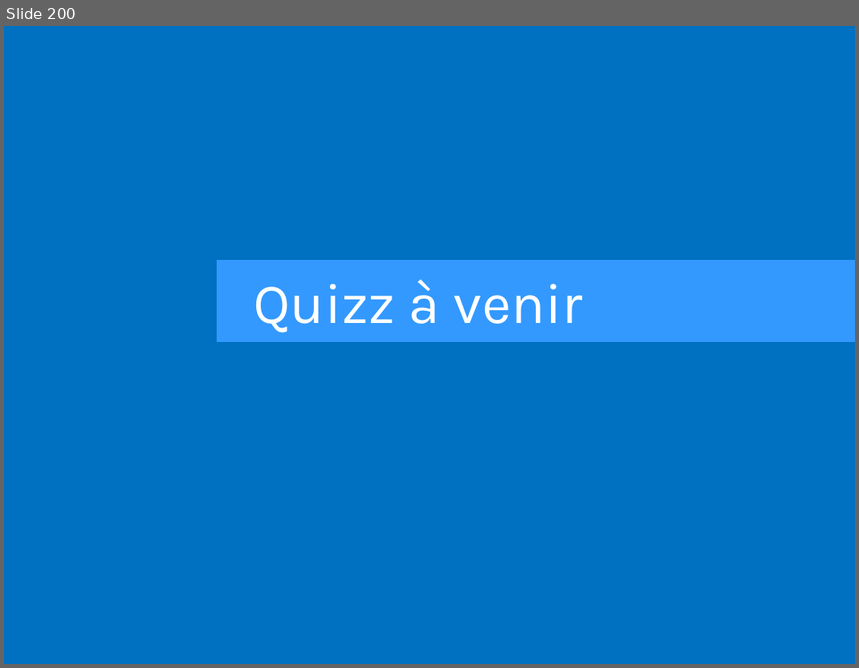
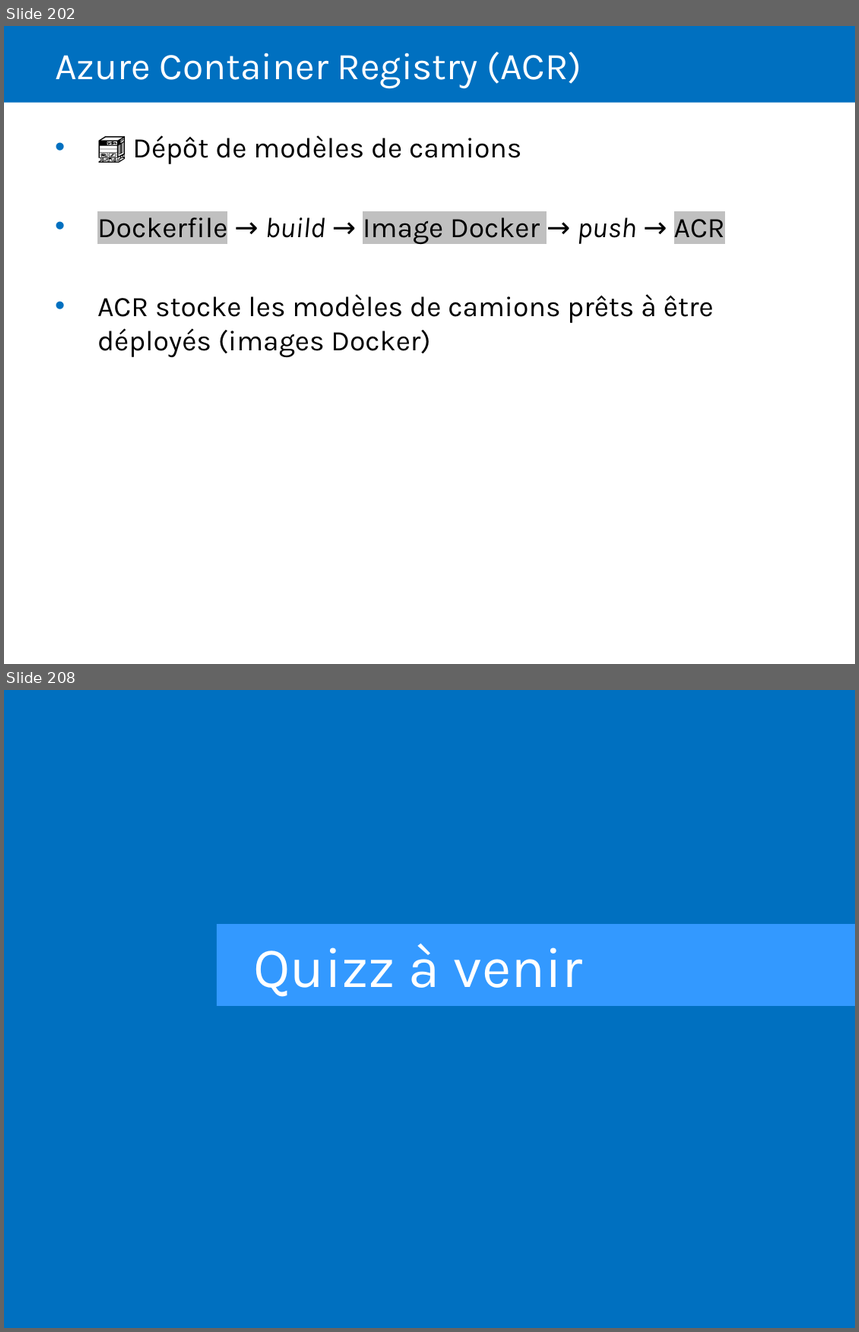
Before and after one commit to Sybaris-Classroom/az-204, a slide deck: Quiz/Quiz.pptx. Shown one above the other, each under a label of ours: slide 200 before the commit, slides 202 and 208 after it; the slides between them are not shown. The pictures are 859x668 and 859x1332 pixels, drawn with LibreOffice and Linux fonts; fonts in the diff are those of the drawing. Boxes give left, top, right and bottom in pixels: in the first picture for what was removed or moved away, otherwise in the second. Text is boxed around its words. In the diff, an @@ line names an element or a change of style, - is before the commit and + after.

```diff
--- a/Quiz/Quiz.pptx
+++ b/Quiz/Quiz.pptx
@@ slide 202 added at [4,26,855,664], background #FFFFFF @@
@@ rectangle added at [4,26,855,103], fill #0070C0 @@
@@ title added at [55,52,582,88], 32 pt, text #FFFFFF @@
+Azure Container Registry (ACR)
@@ text added at [97,135,725,357], 24 pt, text #000000 @@
+• 🏬 Dépôt de modèles de camions
+• Dockerfile → build → Image Docker → push → ACR
+• ACR stocke les modèles de camions prêts à être déployés (images Docker)
@@ what was slide 200 is now slide 208 @@
```
Also in this commit, not shown: 7 other slides added, 31 other files.
